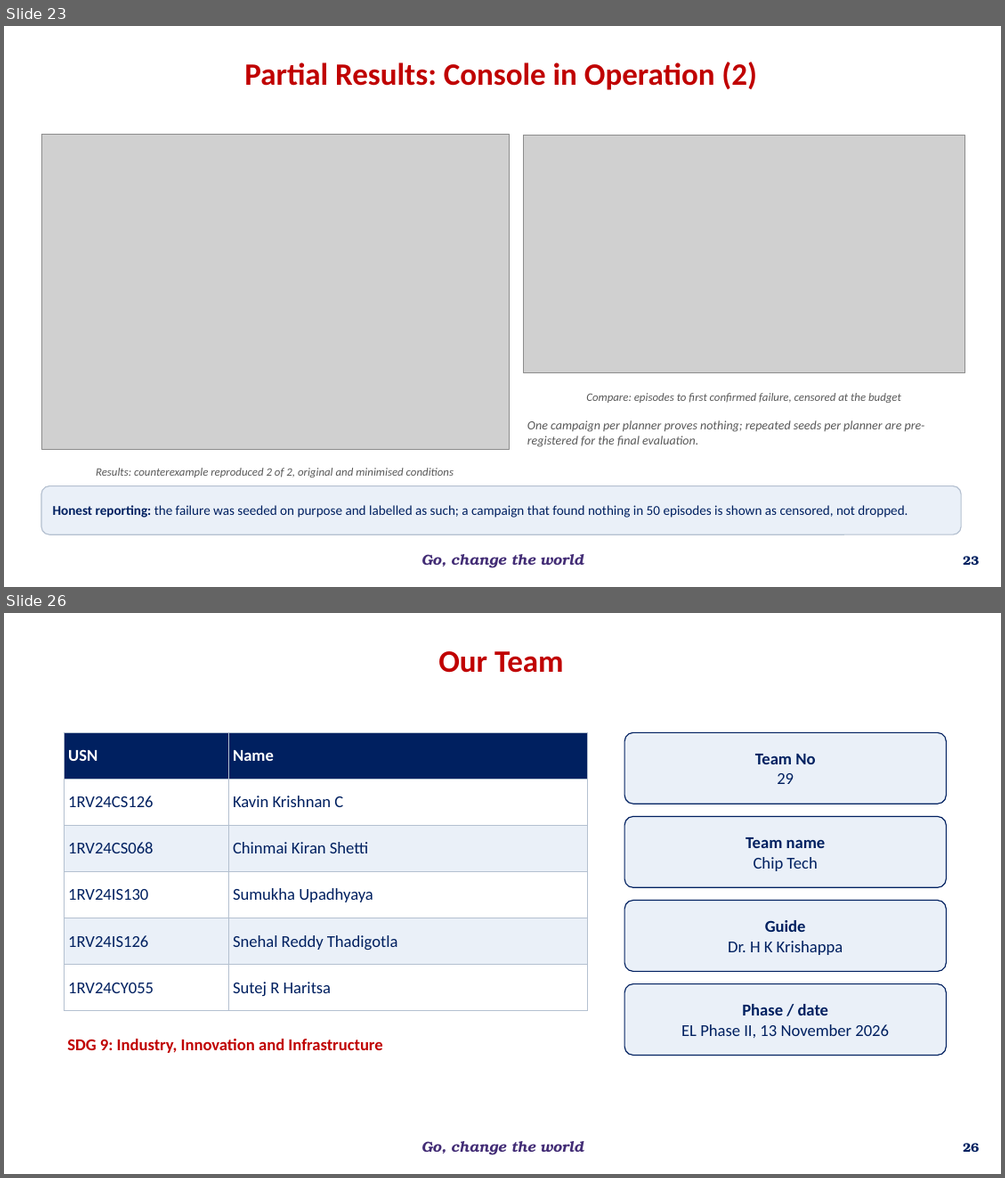
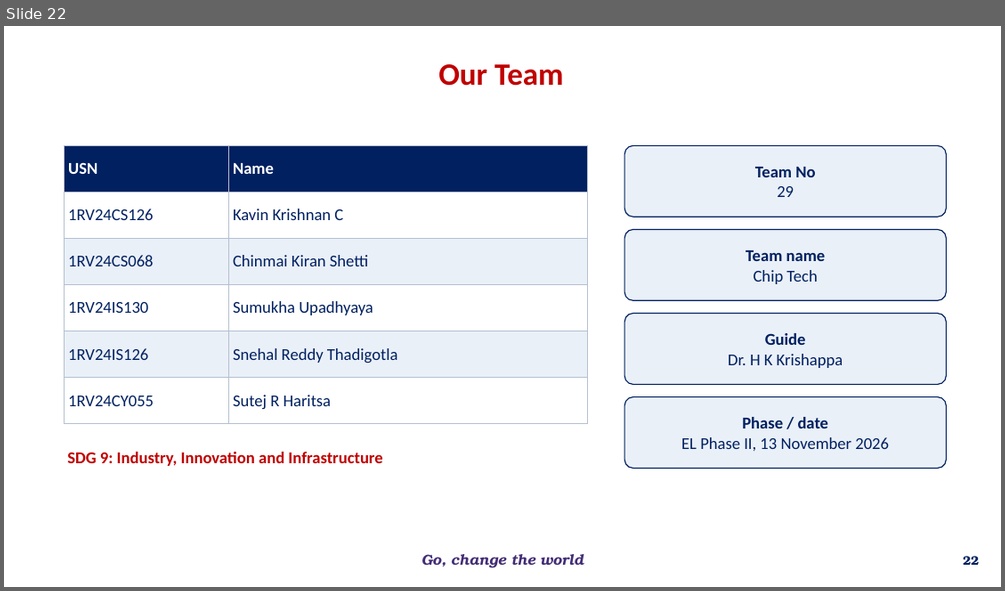
Before and after one commit to overclocked-2124/ChipCheck, a slide deck: docs/presentation/AI-Driven Adaptive Physical Testing for Embedded Systems - Phase 2.pptx. Shown one above the other, each under a label of ours: slides 23 and 26 before the commit, slide 22 after it; the slides between them are not shown. The pictures are 1005x1178 and 1005x591 pixels, drawn with LibreOffice and Linux fonts; fonts in the diff are those of the drawing; grey boxes stand for pictures; background and template pictures are left out. Boxes give left, top, right and bottom in pixels: in the first picture for what was removed or moved away, otherwise in the second. Text is boxed around its words. In the diff, an @@ line names an element or a change of style, - is before the commit and + after.

```diff
--- a/docs/presentation/AI-Driven Adaptive Physical Testing for Embedded Systems - Phase 2.pptx
+++ b/docs/presentation/AI-Driven Adaptive Physical Testing for Embedded Systems - Phase 2.pptx
@@ slide 23 removed at (4,26,1001,587), background #FFFFFF; not listed: 1 template element that a slide beside it also shows @@
@@ text removed at (244,62,756,90) @@
-Partial Results: Console in Operation (2)
@@ picture removed at (41,134,509,450) @@
@@ picture removed at (524,135,965,373) @@
@@ text removed at (586,393,901,402) @@
-Compare: episodes to first confirmed failure, censored at the budget
@@ text removed at (527,420,925,447) @@
-One campaign per planner proves nothing; repeated seeds per planner are pre-registered for the final evaluation.
@@ text removed at (96,467,453,477) @@
-Results: counterexample reproduced 2 of 2, original and minimised conditions
@@ rounded rectangle removed at (41,486,961,534) @@
-Honest reporting: the failure was seeded on purpose and labelled as such; a campaign that found nothing in 50 episodes is shown as censored, not dropped.
@@ page number removed at (963,556,979,564) @@
-23
@@ what was slide 26 is now slide 22 @@
@@ page number at (963,556,979,564): text changed @@
-26
+22
```
Also in this commit, not shown: 1 slide changed, 2 slides added, 5 other slides removed.
